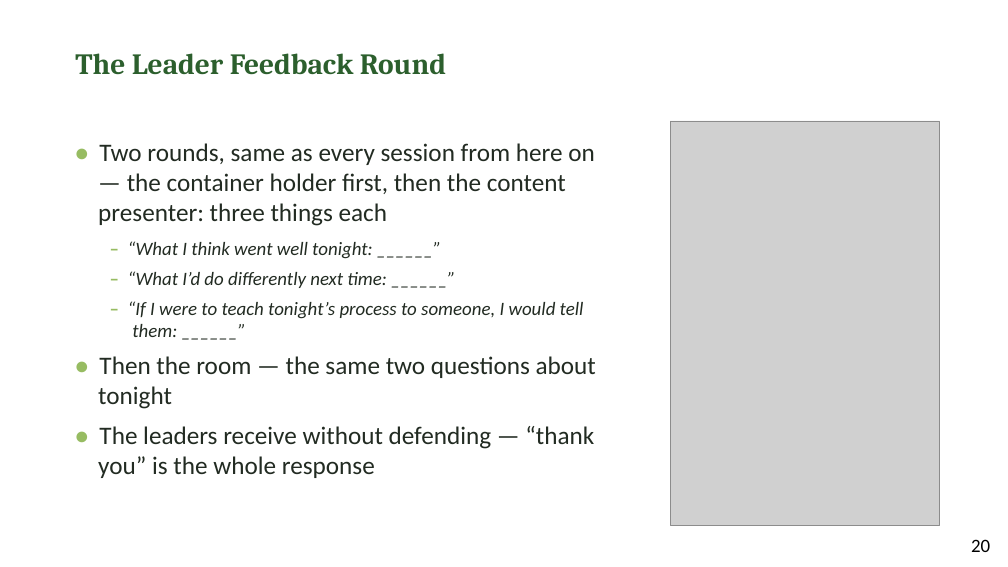
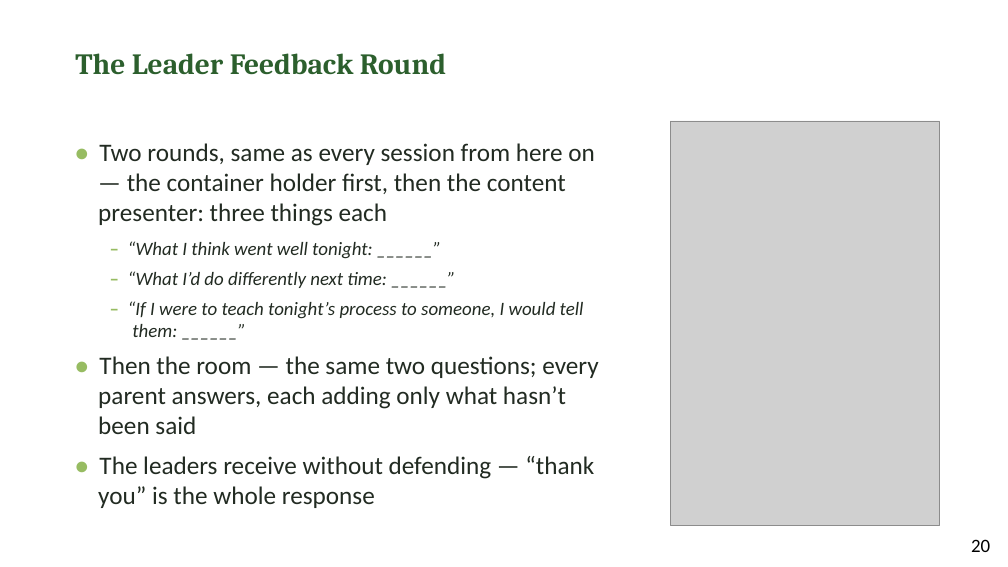
Before and after one commit to jgtittle-ministries/fellowship-of-the-heart-pilot-at-cca, a slide deck: slide 20 of docs/evening/materials/evening-01-slides.pptx. Drawn at 1008x567 pixels with LibreOffice and Linux fonts; fonts in the diff are those of the drawing; grey boxes stand for pictures. Boxes give left, top, right and bottom in pixels: in the first picture for what was removed or moved away, otherwise in the second. Text is boxed around its words. In the diff, an @@ line names an element or a change of style, - is before the commit and + after.

```diff
--- a/docs/evening/materials/evening-01-slides.pptx
+++ b/docs/evening/materials/evening-01-slides.pptx
@@ text at bbox=[98, 356, 598, 434]: text changed @@
-• Then the room — the same two questions about tonight
+• Then the room — the same two questions; every parent answers, each adding only what hasn’t been said
```
Also in this commit, not shown: 32 other files.
